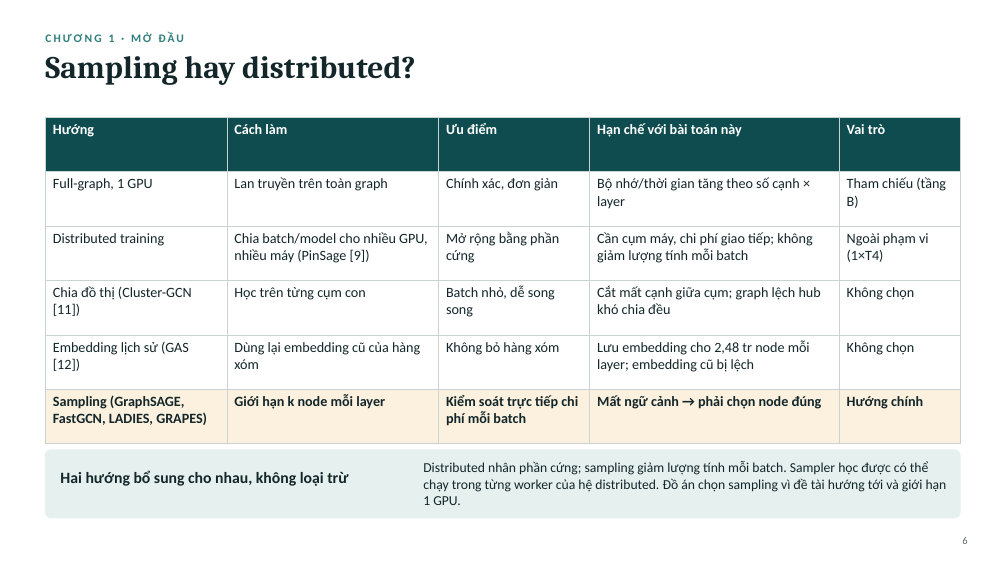
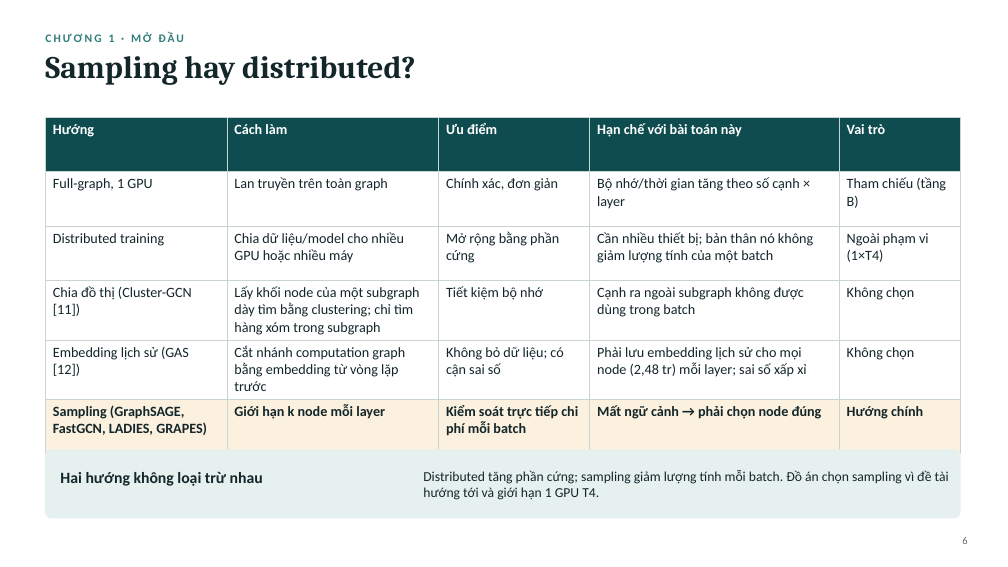
Before and after one commit to vanxuanty95/Ratruong, a slide deck: slide 6 of Do An/05_slides/THESIS_vn.pptx. Drawn at 1008x567 pixels with LibreOffice and Linux fonts; fonts in the diff are those of the drawing. Boxes give left, top, right and bottom in pixels: in the first picture for what was removed or moved away, otherwise in the second. Text is boxed around its words. In the diff, an @@ line names an element or a change of style, - is before the commit and + after.

```diff
--- a/Do An/05_slides/THESIS_vn.pptx
+++ b/Do An/05_slides/THESIS_vn.pptx
@@ table at (45,117,960,440) @@
-row 3, column 2: Chia batch/model cho nhiều GPU, nhiều máy (PinSage [9])
+row 3, column 2: Chia dữ liệu/model cho nhiều GPU hoặc nhiều máy
-row 3, column 4: Cần cụm máy, chi phí giao tiếp; không giảm lượng tính mỗi batch
+row 3, column 4: Cần nhiều thiết bị; bản thân nó không giảm lượng tính của một batch
-row 4: Chia đồ thị (Cluster-GCN [11]) | Học trên từng cụm con | Batch nhỏ, dễ song song | Cắt mất cạnh giữa cụm; graph lệch hub khó chia đều | Không chọn
+row 4: Chia đồ thị (Cluster-GCN [11]) | Lấy khối node của một subgraph dày tìm bằng clustering; chỉ tìm hàng xóm trong subgraph | Tiết kiệm bộ nhớ | Cạnh ra ngoài subgraph không được dùng trong batch | Không chọn
-row 5: Embedding lịch sử (GAS [12]) | Dùng lại embedding cũ của hàng xóm | Không bỏ hàng xóm | Lưu embedding cho 2,48 tr node mỗi layer; embedding cũ bị lệch | Không chọn
+row 5: Embedding lịch sử (GAS [12]) | Cắt nhánh computation graph bằng embedding từ vòng lặp trước | Không bỏ dữ liệu; có cận sai số | Phải lưu embedding lịch sử cho mọi node (2,48 tr) mỗi layer; sai số xấp xỉ | Không chọn
@@ text at (60,472,263,486): text changed @@
-Hai hướng bổ sung cho nhau, không loại trừ
+Hai hướng không loại trừ nhau
@@ text at (423,470,949,500): text changed @@
-Distributed nhân phần cứng; sampling giảm lượng tính mỗi batch. Sampler học được có thể chạy trong từng worker của hệ distributed. Đồ án chọn sampling vì đề tài hướng tới và giới hạn 1 GPU.
+Distributed tăng phần cứng; sampling giảm lượng tính mỗi batch. Đồ án chọn sampling vì đề tài hướng tới và giới hạn 1 GPU T4.
```
Also in this commit, not shown: 28 other slides changed, 6 slides added, 13 other files.
